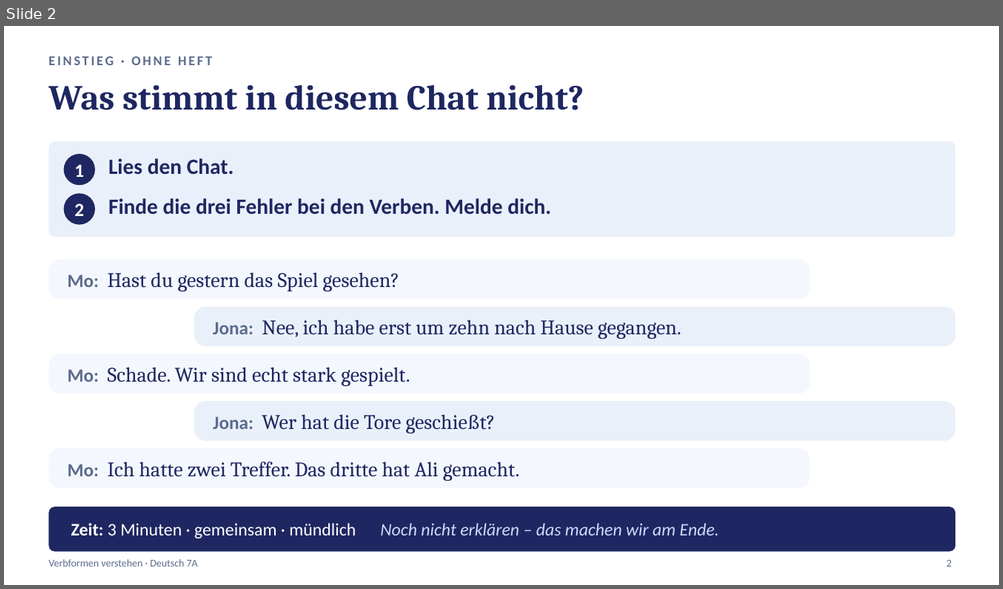
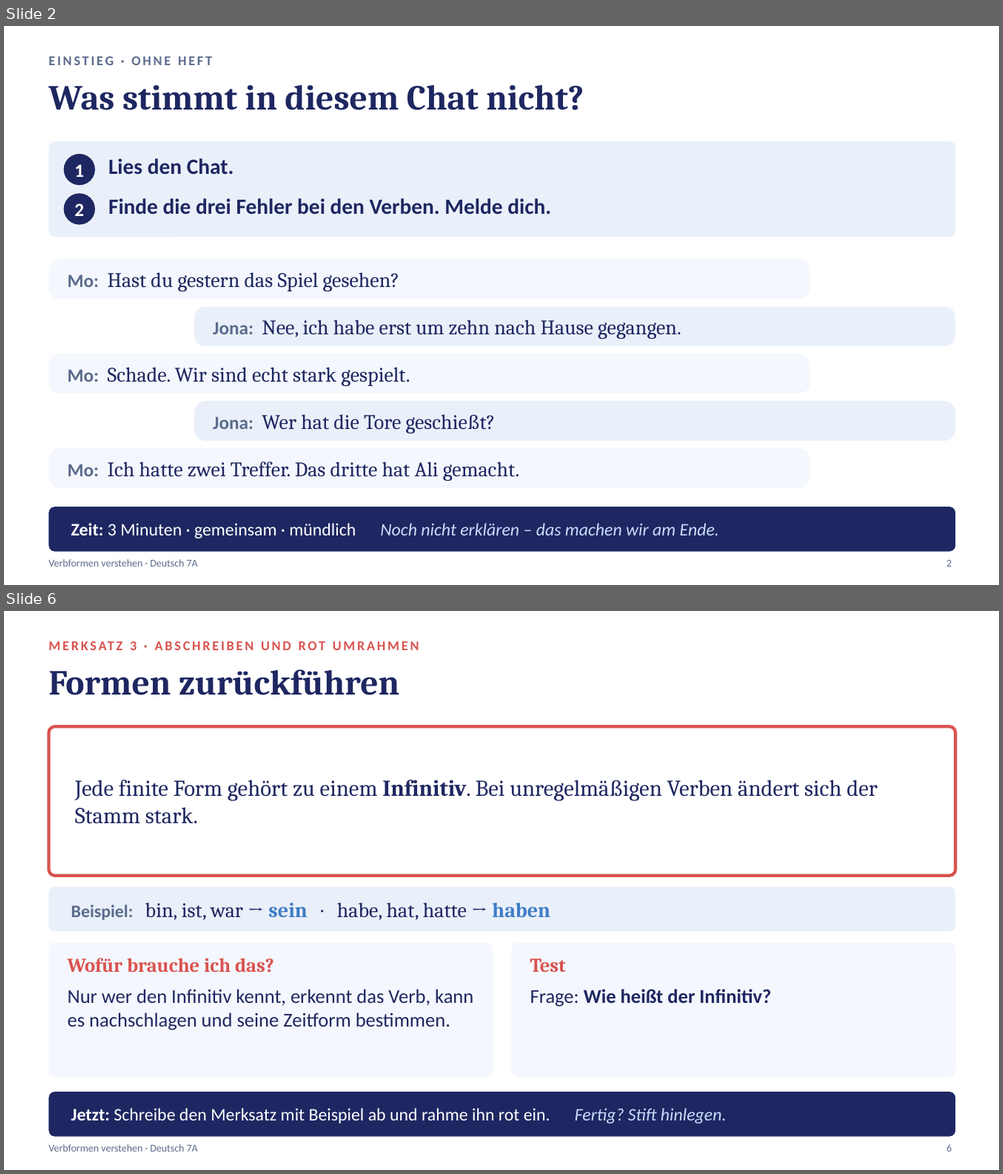
Before and after one commit to golzkonstantin-gif/Schule, a slide deck: Deutsch_7A/Verbformen_verstehen/Aufgaben_Verbformen_verstehen.pptx. Shown one above the other, each under a label of ours: slide 2 before the commit, slides 2 and 6 after it; the slides between them are not shown. The pictures are 1003x589 and 1003x1174 pixels, drawn with LibreOffice and Linux fonts; fonts in the diff are those of the drawing. Boxes give left, top, right and bottom in pixels: in the first picture for what was removed or moved away, otherwise in the second. Text is boxed around its words. In the diff, an @@ line names an element or a change of style, - is before the commit and + after.

```diff
--- a/Deutsch_7A/Verbformen_verstehen/Aufgaben_Verbformen_verstehen.pptx
+++ b/Deutsch_7A/Verbformen_verstehen/Aufgaben_Verbformen_verstehen.pptx
@@ slide 6 added at bbox=[4, 611, 999, 1170], background #FFFFFF @@
@@ text added at bbox=[130, 641, 136, 650], 13 pt, text #D9534F, bold @@
+MERKSATZ 3 · ABSCHREIBEN UND ROT UMRAHMEN
@@ text added at bbox=[48, 669, 399, 695], 34 pt, text #1E2761, bold @@
+Formen zurückführen
@@ rounded rectangle added at bbox=[48, 726, 956, 876], fill #FFFFFF, outline #D9534F 3 pt @@
@@ text added at bbox=[75, 780, 877, 824], 22 pt, text #1E2761 @@
+Jede finite Form gehört zu einem Infinitiv. Bei unregelmäßigen Verben ändert sich der Stamm stark.
@@ rounded rectangle added at bbox=[48, 887, 956, 932], fill #EAF0FA @@
@@ text added at bbox=[71, 903, 550, 920], 20 pt, text #1E2761 @@
+Beispiel: bin, ist, war → sein · habe, hat, hatte → haben
@@ rounded rectangle added at bbox=[48, 943, 492, 1077], fill #F4F7FD @@
@@ rounded rectangle added at bbox=[512, 943, 956, 1077], fill #F4F7FD @@
@@ text added at bbox=[68, 958, 274, 973], 19 pt, text #D9534F, bold @@
+Wofür brauche ich das?
@@ text added at bbox=[530, 959, 566, 972], 19 pt, text #D9534F, bold @@
+Test
@@ text added at bbox=[68, 989, 473, 1031], 19 pt, text #1E2761 @@
+Nur wer den Infinitiv kennt, erkennt das Verb, kann es nachschlagen und seine Zeitform bestimmen.
@@ text added at bbox=[530, 989, 771, 1007], 19 pt, text #1E2761, bold @@
+Frage: Wie heißt der Infinitiv?
@@ rounded rectangle added at bbox=[48, 1092, 956, 1137], fill #1E2761 @@
@@ text added at bbox=[71, 1108, 726, 1124], 17 pt, text #FFFFFF @@
+Jetzt: Schreibe den Merksatz mit Beispiel ab und rahme ihn rot ein. Fertig? Stift hinlegen.
@@ text added at bbox=[48, 1145, 198, 1152], 10 pt, text #5B6B8C @@
+Verbformen verstehen · Deutsch 7A
@@ text added at bbox=[946, 1145, 951, 1152], 10 pt, text #5B6B8C @@
+6
```
Also in this commit, not shown: 10 slides changed, 6 other slides added, 7 other files.
